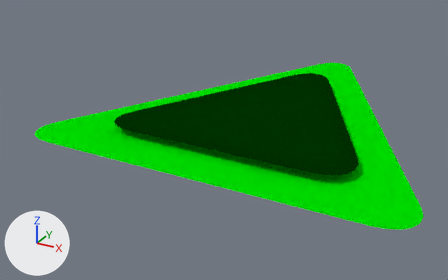
An edit to the Blender file art/player-ship/player-ship.blend, drawn before and after from the same camera.
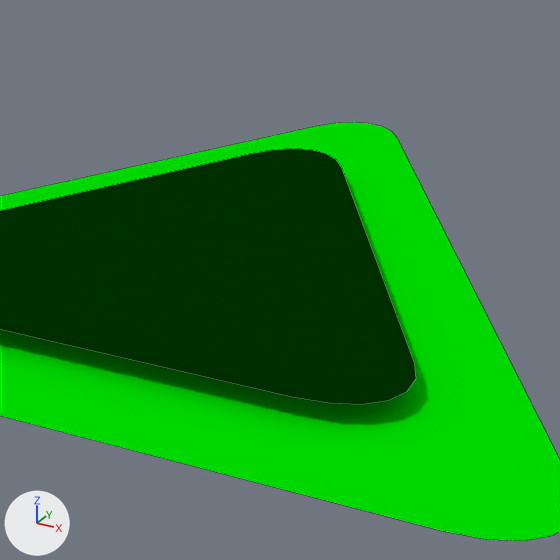
There are two pictures of each version: one whole from a 50 mm lens placed at (25.3, -53.4, 24.7), pointed at (-4.6, 0.9, -2.5), one close up on the part from 43% to 93% of the width and 5% to 85% of the height. Every picture has the same lights, and +X, +Y and +Z are marked at lower left. The close-ups show mesh edges as thin lines.

The older version as bpy lines, for what is in view:
```python
me_shiphullmesh = bpy.data.meshes.new('ShipHullMesh')
me_shiphullmesh.from_pydata([(0.0, 18.7, 1.6), (-14.2, -9.5, 1.6), (14.2, -9.5, 1.6)], [], [(1, 2, 0)])
me_shiphullmesh.materials.append(mat_shiphullmaterial)  # dark green #003000
me_shipoutlinemesh = bpy.data.meshes.new('ShipOutlineMesh')
me_shipoutlinemesh.from_pydata([(0.0, 27.3, 0.7), (-20.7, -13.9, 0.7), (20.7, -13.9, 0.7)], [], [(1, 2, 0)])
me_shipoutlinemesh.materials.append(mat_shipoutlinematerial)  # green #00e200
ob_shiphull = bpy.data.objects.new('ShipHull', me_shiphullmesh)
ob_shiphull.location = (0.0, 0.0, 0.0)
_m = ob_shiphull.modifiers.new('Bevel', 'BEVEL')
_m.width = 5.0
_m.width_pct = 5.0
_m.segments = 6
_m.affect = 'VERTICES'
ob_shipoutline = bpy.data.objects.new('ShipOutline', me_shipoutlinemesh)
ob_shipoutline.location = (0.0, 0.0, 0.0)
_m = ob_shipoutline.modifiers.new('Bevel', 'BEVEL')
_m.width = 5.0
_m.width_pct = 5.0
_m.segments = 6
_m.affect = 'VERTICES'
```
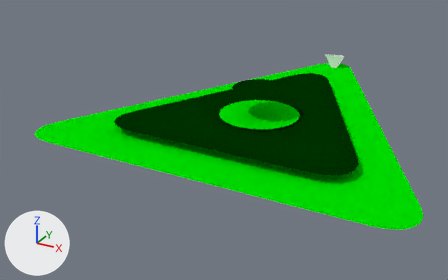
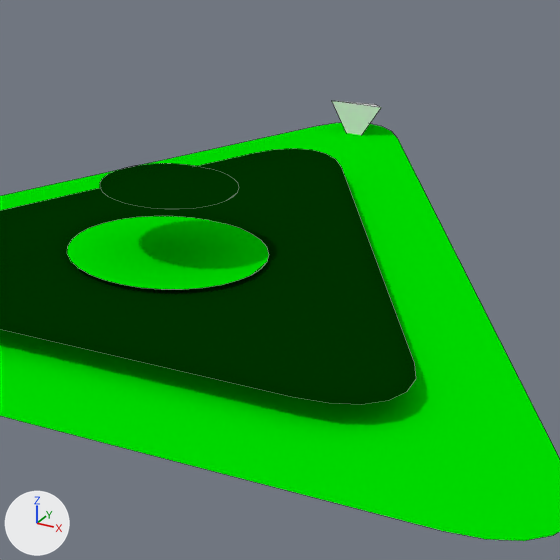
Commit message: Add PlayerWeapon and PlayerProjectiles

Diff of the bpy script that builds the scene:
```diff
--- a/art/player-ship/player-ship.blend.py
+++ b/art/player-ship/player-ship.blend.py
@@ me_circle_001 @@
+me_circle_001.from_pydata(...)  # 32 vertices, 2 faces; spans x -4.09..4.09, y -4.09..4.09, z -0.89
+me_circle_001.materials.append(mat_shipoutlinematerial)  # green #00e200
@@ me_circle @@
+me_circle.from_pydata(...)  # 32 vertices, 2 faces; spans x -2.78..2.78, y -2.78..2.78, z 0.89
+me_circle.materials.append(mat_shiphullmaterial)  # dark green #003000
@@ me_cone @@
+me_cone.from_pydata([(0.0, 1.56, -1.28), (1.35, -0.78, -1.28), (-1.35, -0.78, -1.28), (0.0, 0.0, 1.84)], [], [(0, 3, 1), (0, 1, 2), (1, 3, 2), (2, 3, 0)])
@@ ob_playerprojectileouter @@
+ob_playerprojectileouter = bpy.data.objects.new('PlayerProjectileOuter', me_circle_001)
+ob_playerprojectileouter.location = (0.0, 0.0, 2.67)
@@ ob_playerprojectileinner @@
+ob_playerprojectileinner = bpy.data.objects.new('PlayerProjectileInner', me_circle)
+ob_playerprojectileinner.location = (0.0, 0.0, 3.67)
@@ ob_forwardweapon @@
+ob_forwardweapon = bpy.data.objects.new('ForwardWeapon', me_cone)
+ob_forwardweapon.location = (0.0, 23.73, 1.5)
+ob_forwardweapon.rotation_euler = (-1.571, 0.0, 0.0)  # degrees (-90, 0, 0)
```

Boxes [x1, y1, x2, y2] around the edits, measured in the close-ups (560 x 560 px):
'PlayerProjectileOuter', added (green)
    after: [67, 216, 269, 289]
'PlayerProjectileInner', added (green)
    after: [100, 164, 239, 209]
'ForwardWeapon', added
    after: [332, 101, 381, 135]
